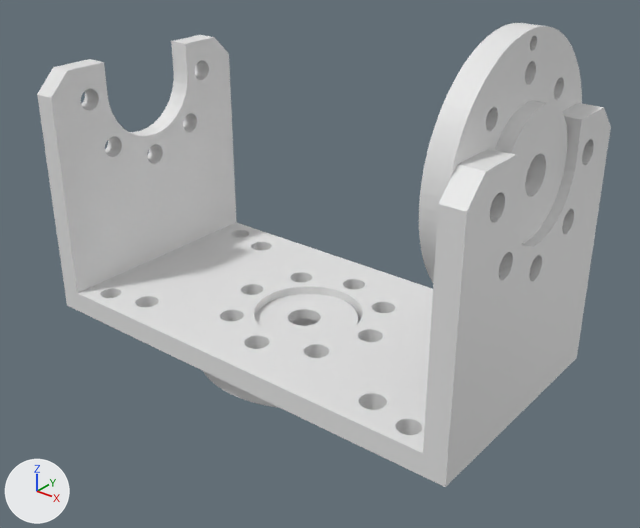
A saved change to the OBJ model melissa_mjcf/assets/l_shoulder.obj.
Before and after are seen from a 50 mm camera at (0.0463, -0.0552, 0.0217) aimed at (0.003, -0.0012, -0.0118). Arrows for +X, +Y and +Z are at lower left; the lights stay in place. The first picture is the older version. Where no turn or scale is listed for an object, it has been applied to the vertices.

Script lines for the objects in view, before the commit:
```python
me_visualization_toolkit_generated_sla_file = bpy.data.meshes.new('Visualization Toolkit generated SLA File')
me_visualization_toolkit_generated_sla_file.from_pydata(...)  # 5631 vertices, 11472 faces; spans x -0.0208..0.0222, y -0.011..0.011, z -0.0228..0.0102
ob_visualization_toolkit_generated_sla_file = bpy.data.objects.new('Visualization Toolkit generated SLA File', me_visualization_toolkit_generated_sla_file)
ob_visualization_toolkit_generated_sla_file.location = (0.0, 0.0, 0.0)
```
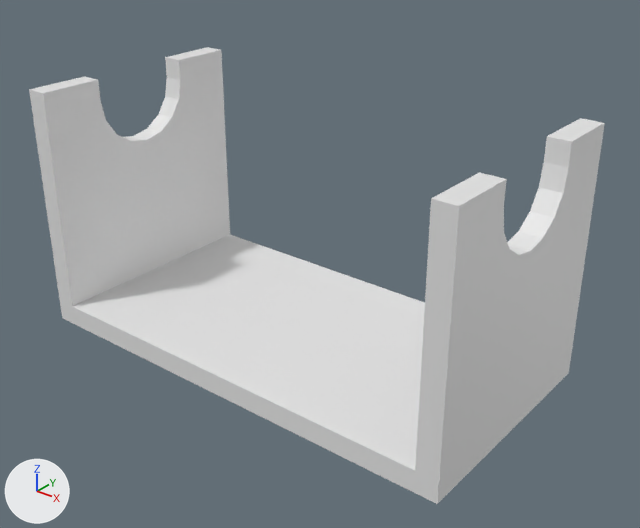
Pixel boxes [x1, y1, x2, y2] of what changed, in the pictures (640 x 528 px):
'Visualization Toolkit generated SLA File', reshaped
    before: [37, 23, 611, 487]
    after: [29, 47, 605, 504]
part 1 of me_visualization_toolkit_generated_sla_file, rebuilt
    before: [37, 23, 611, 487]
    after: [29, 47, 605, 504]
part 2 of me_visualization_toolkit_generated_sla_file, deleted
    before: [203, 294, 359, 407]

The edits, one by one:
me_visualization_toolkit_generated_sla_file is used by ob_visualization_toolkit_generated_sla_file; location (0.0, 0.0, 0.0).
me_visualization_toolkit_generated_sla_file had 5631 vertices, 11472 faces and spanned x -0.0208..0.0222, y -0.011..0.011, z -0.0228..0.0102.
me_visualization_toolkit_generated_sla_file now has 130 vertices, 256 faces and spans x -0.0218..0.0217, y -0.0111..0.0109, z -0.0215..0.0015.
me_visualization_toolkit_generated_sla_file part 1: the loose piece of 4153 vertices spanning x -0.0208..0.0222, y -0.011..0.011, z -0.0198..0.0102 is rebuilt with 130 vertices and now spans x -0.0218..0.0217, y -0.0111..0.0109, z -0.0215..0.0015.
me_visualization_toolkit_generated_sla_file part 2: the loose piece of 1478 vertices spanning x -0.0098..0.0102, y -0.01..0.01, z -0.0228..-0.0186 is deleted.
